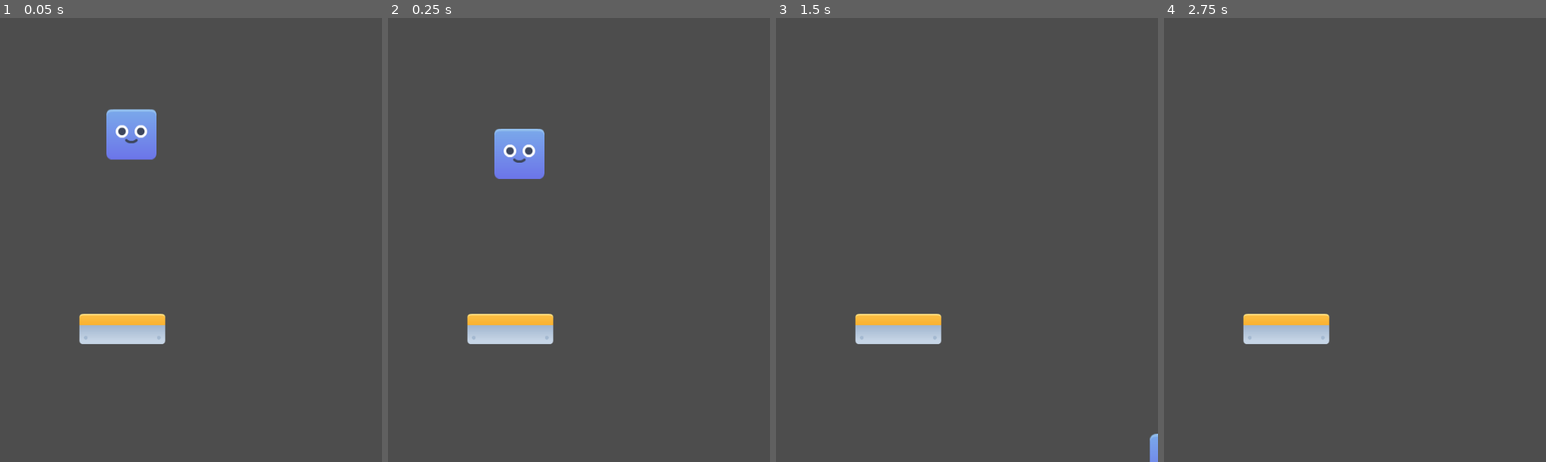
Above: before the commit, frames 1-4 (left to right).
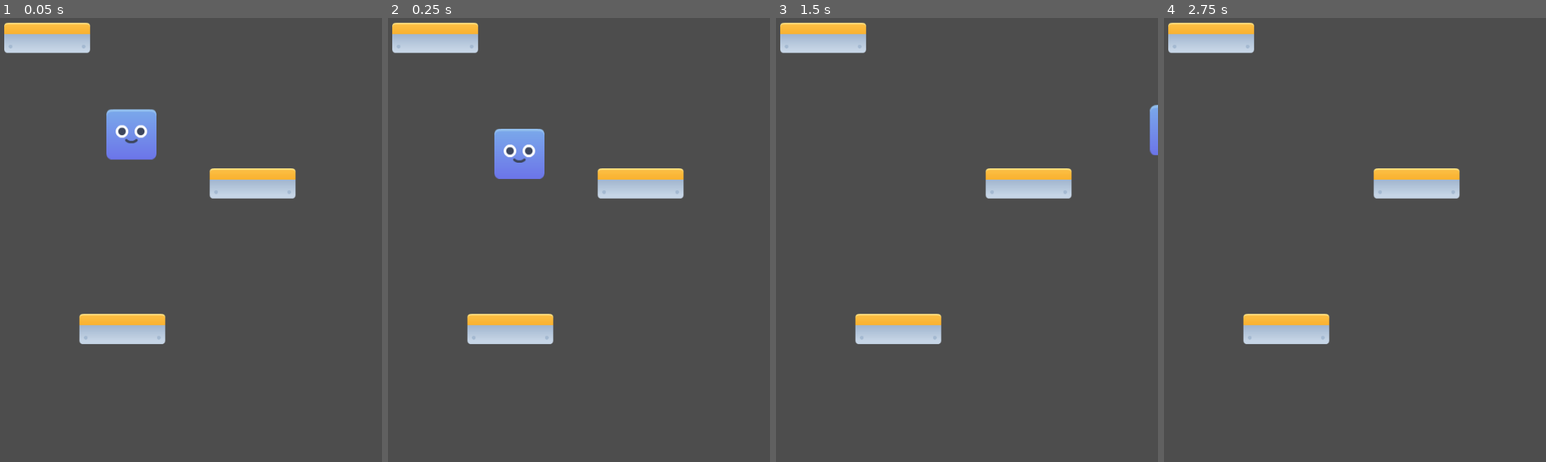
Above: after the commit, the same moments.

Repository: Matjanikow/Doodle-Jump-Test
Game: Godot game, scene res://world.tscn
Two runs of this game, one before a commit and one after it. Both use one fixed random seed, a clock stepped at 60 frames per second and the inputs below.
Inputs:
- Up to frame 1 (0.05 s): no input
- Up to frame 2 (0.25 s): no input
- Up to frame 3 (1.5 s): tap Enter (ui_accept) at 0.5, 0.6, 0.77, 1.07, 1.35 s; hold Right (ui_right) from 0.53 s (still down)
- Up to frame 4 (2.75 s): tap Enter (ui_accept) at 1.52, 1.82, 2, 2.1 s; release Right (ui_right) at 2.03 s; hold Left (ui_left) from 2.03 s (still down)

The runs differ from the first frame. In frame 1, 3.1% of the frame differs, in the area x 1-78%, y 0-41%; in frame 2, 3.1%; in frame 3, 3.5%, in the area x 1-100%, y 0-100%; in frame 4, 3.1%.

Commit message:
Agrego rebote

Diff:
--- a/CharacterBody2D.gd
+++ b/CharacterBody2D.gd
@@ -11,9 +11,8 @@
 	# Add the gravity.
 	if not is_on_floor():
 		velocity.y += gravity * delta
-
-	# Handle jump.
-	if Input.is_action_just_pressed("ui_accept") and is_on_floor():
+	else:
+		#Saltamos
 		velocity.y = JUMP_VELOCITY
 
 	# Get the input direction and handle the movement/deceleration.
--- a/world.tscn
+++ b/world.tscn
@@ -10,3 +10,9 @@
 
 [node name="Plataforma" parent="." instance=ExtResource("2_0s7w0")]
 position = Vector2(232, 688)
+
+[node name="Plataforma2" parent="." instance=ExtResource("2_0s7w0")]
+position = Vector2(440, 456)
+
+[node name="Plataforma" parent="Plataforma2" instance=ExtResource("2_0s7w0")]
+position = Vector2(-328, -232)
